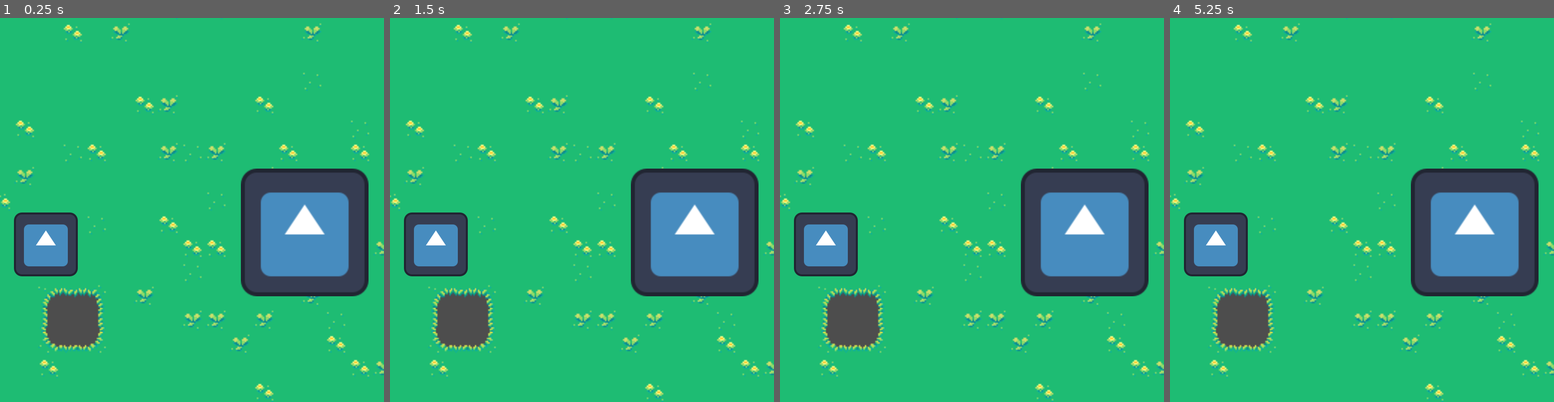
Above: before the commit, frames 1-4 (left to right).
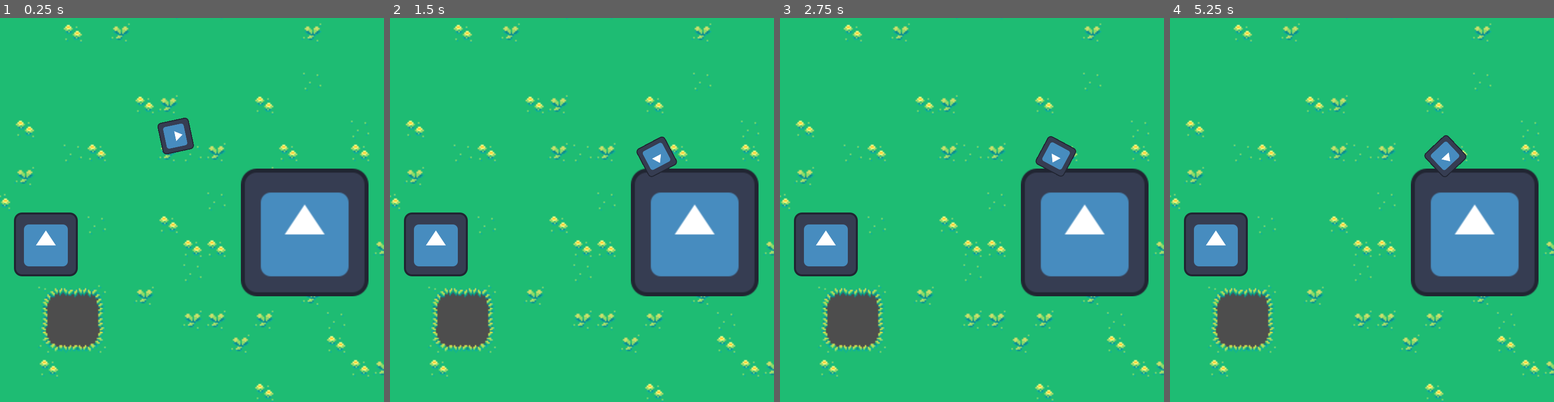
Above: after the commit, the same moments.

Repository: halhel1/DDD
Game: Godot game, scene res://Scenes/root.tscn
The game is run twice, just before and just after one commit, with the same random seed, the same clock (stepped at 60 frames per second) and the same inputs. The engine's default icon, where the game draws it, is replaced by a stand-in: a white triangle on a blue panel in a dark square.
Inputs (mouse positions are in pixels of both pictures, inside the frame that each line leads up to):
- Up to frame 1 (0.25 s): no input
- Up to frame 2 (1.5 s): tap Enter at 0.5 s; move the mouse to (666, 190) at 0.52 s; hold Right (moveRight) 0.53-1.28 s; tap Space (dodge) at 0.6, 1.25, 1.35 s; move the mouse to (505, 229) at 1.27 s; hold Down (moveDown) from 1.28 s (still down)
- Up to frame 3 (2.75 s): move the mouse to (1010, 125) at 2.02 s; release Down (moveDown) at 2.03 s; hold Right (moveRight) from 2.03 s (still down); tap Space (dodge) at 2.1 s
- Up to frame 4 (5.25 s): tap Enter at 2.75, 4.25 s; move the mouse to (1342, 286) at 2.77 s; release Right (moveRight) at 2.78 s; hold Up (moveUp) 2.78-3.53 s; tap Space (dodge) at 2.85, 3.5, 3.6, 4.35, 5, 5.1 s; move the mouse to (1477, 267) at 3.52 s; hold Left (moveLeft) 3.53-5.03 s; move the mouse to (1246, 152) at 4.27 s; move the mouse to (1381, 210) at 5.02 s; hold Down (moveDown) from 5.03 s (still down)

The runs differ from the first frame. In frame 1, 0.7% of the frame differs, in the area x 41-51%, y 25-36%; in frame 2, 0.7%; in frame 3, 0.7%; in frame 4, 0.7%.

Commit message:
Fixed incorrect path in player.tscn

Diff:
--- a/Scenes/player.tscn
+++ b/Scenes/player.tscn
@@ -1,7 +1,7 @@
 [gd_scene load_steps=4 format=3 uid="uid://82a20eu1aqyu"]
 
 [ext_resource type="Script" path="res://player.gd" id="1_oa1ny"]
-[ext_resource type="Texture2D" uid="uid://dx6ed313j8888" path="res://icon.svg" id="2_outys"]
+[ext_resource type="Texture2D" uid="uid://dx6ed313j8888" path="res://TempResources/icon.svg" id="2_outys"]
 
 [sub_resource type="RectangleShape2D" id="RectangleShape2D_p3wbu"]
 size = Vector2(121, 121)
